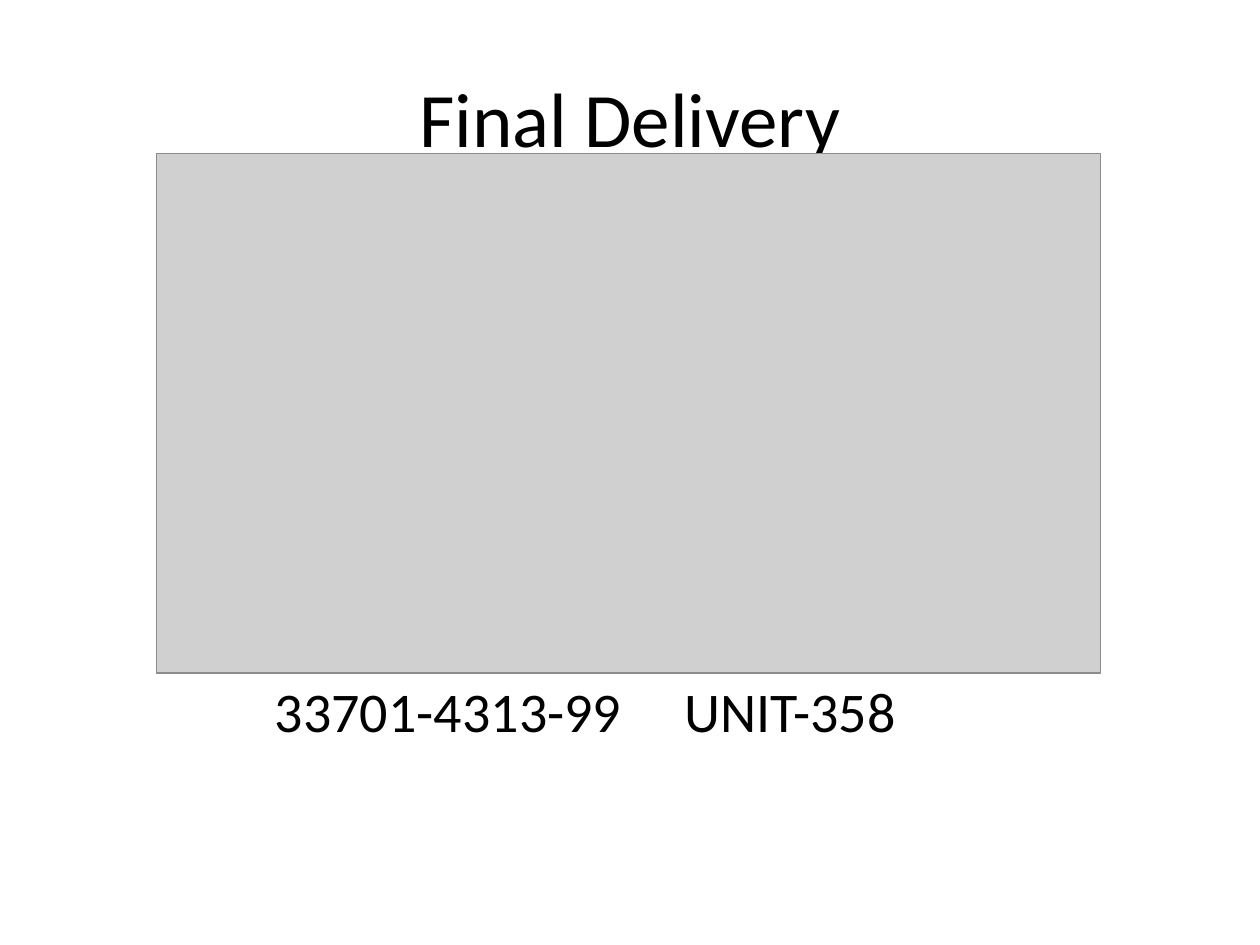
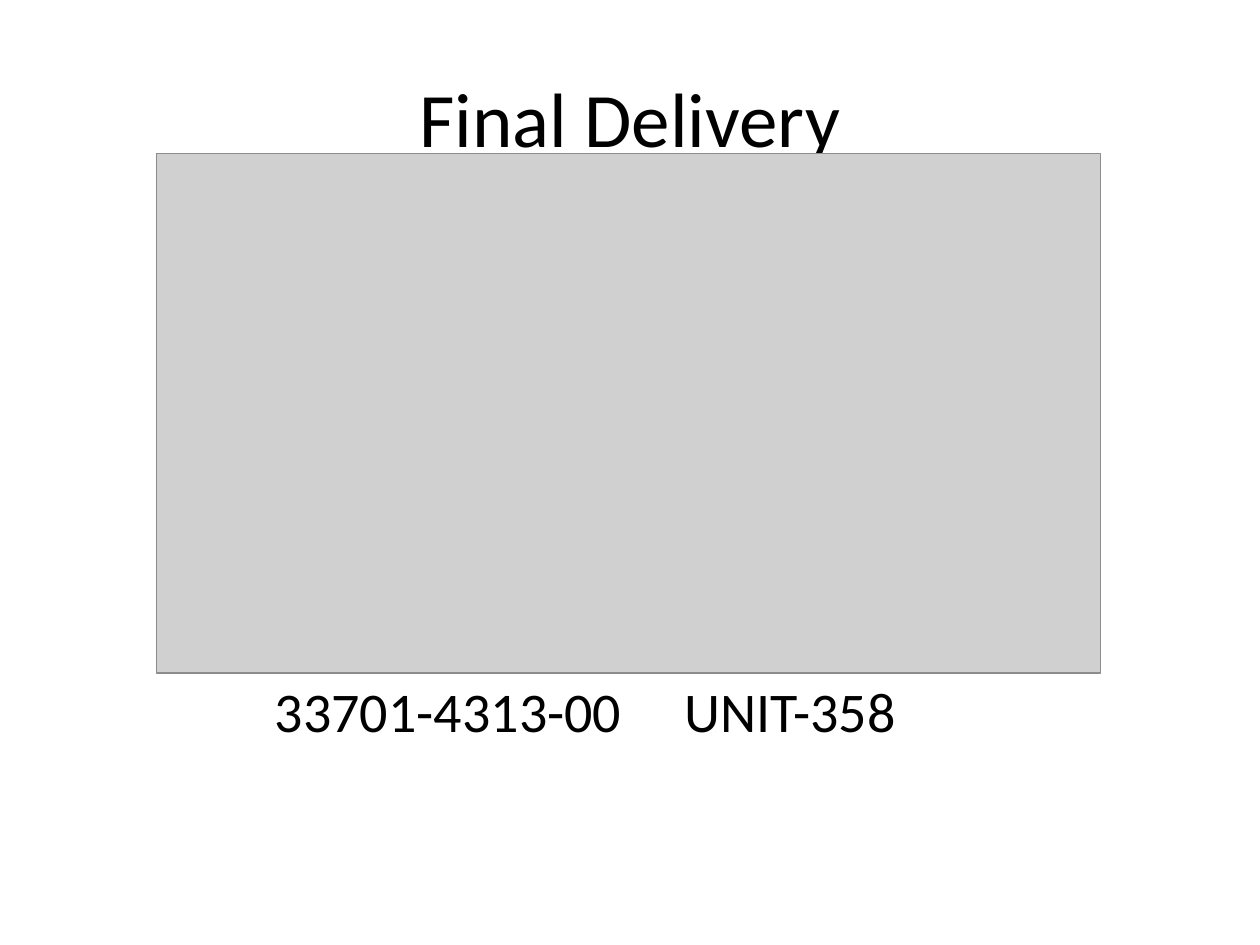
Before and after one commit to brianlong/street_address, a slide deck: slide 10 of presentations/street_addresses.pptx. Drawn at 1260x945 pixels with LibreOffice and Linux fonts; fonts in the diff are those of the drawing; grey boxes stand for pictures. Boxes give left, top, right and bottom in pixels: in the first picture for what was removed or moved away, otherwise in the second. Text is boxed around its words. In the diff, an @@ line names an element or a change of style, - is before the commit and + after.

```diff
--- a/presentations/street_addresses.pptx
+++ b/presentations/street_addresses.pptx
@@ text at [275, 695, 621, 733]: text changed @@
-33701-4313-99
+33701-4313-00
```
Also in this commit, not shown: 3 other slides changed, 1 other file.
